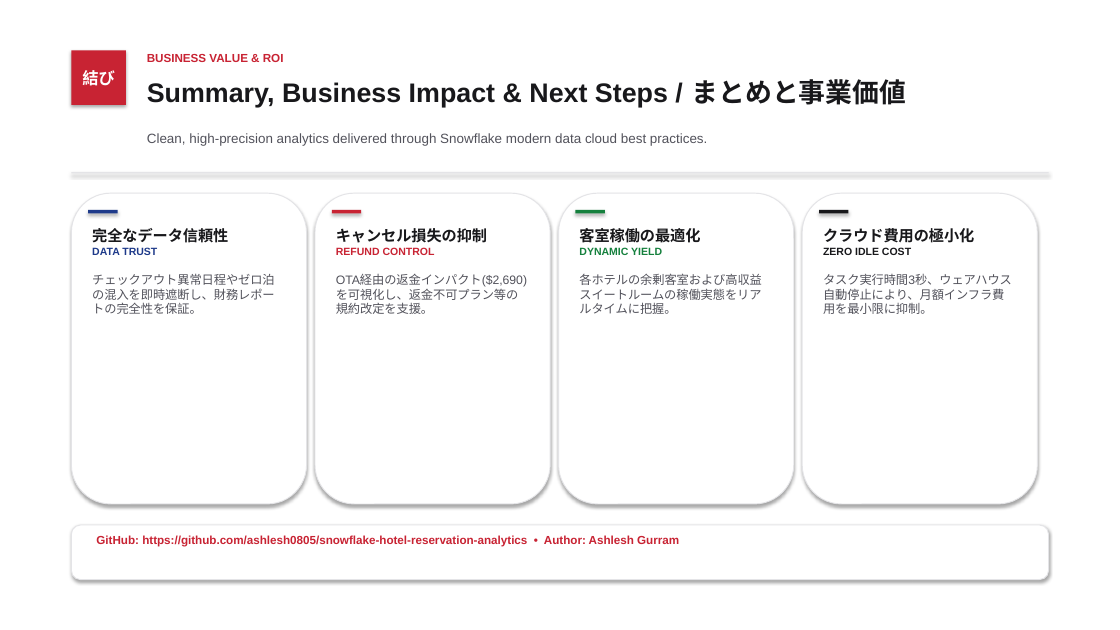
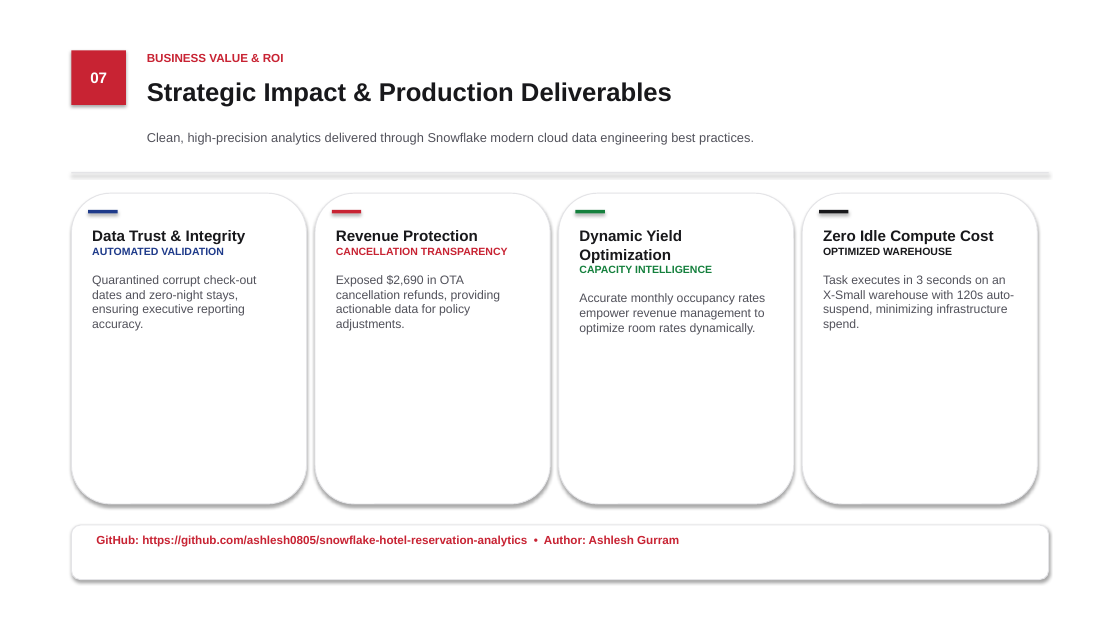
Before and after one commit to ashlesh0805/snowflake-hotel-reservation-analytics, a slide deck: slide 7 of Hotel_Reservation_Analytics_Japanese_Style.pptx. Drawn at 1120x630 pixels with LibreOffice and Linux fonts; fonts in the diff are those of the drawing. Boxes give left, top, right and bottom in pixels: in the first picture for what was removed or moved away, otherwise in the second. Text is boxed around its words. In the diff, an @@ line names an element or a change of style, - is before the commit and + after.

```diff
--- a/Hotel_Reservation_Analytics_Japanese_Style.pptx
+++ b/Hotel_Reservation_Analytics_Japanese_Style.pptx
@@ text in rectangle at (90, 72, 107, 83): text changed; size 14 to 13 pt @@
-結び
+07
@@ text at (147, 82, 672, 107): text changed; size 23 to 22 pt @@
-Summary, Business Impact & Next Steps / まとめと事業価値
+Strategic Impact & Production Deliverables
@@ text at (147, 132, 754, 145): text changed; size 11.5 to 11 pt @@
-Clean, high-precision analytics delivered through Snowflake modern data cloud best practices.
+Clean, high-precision analytics delivered through Snowflake modern cloud data engineering best practices.
@@ text at (92, 230, 257, 331): text changed @@
-完全なデータ信頼性
-DATA TRUST
-チェックアウト異常日程やゼロ泊の混入を即時遮断し、財務レポートの完全性を保証。
+Data Trust & Integrity
+AUTOMATED VALIDATION
+Quarantined corrupt check-out dates and zero-night stays, ensuring executive reporting accuracy.
@@ text at (336, 230, 508, 331): text changed @@
-キャンセル損失の抑制
-REFUND CONTROL
-OTA経由の返金インパクト($2,690)を可視化し、返金不可プラン等の規約改定を支援。
+Revenue Protection
+CANCELLATION TRANSPARENCY
+Exposed $2,690 in OTA cancellation refunds, providing actionable data for policy adjustments.
@@ text at (579, 230, 765, 335): text changed @@
-客室稼働の最適化
-DYNAMIC YIELD
-各ホテルの余剰客室および高収益スイートルームの稼働実態をリアルタイムに把握。
+Dynamic Yield Optimization
+CAPACITY INTELLIGENCE
+Accurate monthly occupancy rates empower revenue management to optimize room rates dynamically.
@@ text at (823, 230, 1015, 331): text changed @@
-クラウド費用の極小化
-ZERO IDLE COST
-タスク実行時間3秒、ウェアハウス自動停止により、月額インフラ費用を最小限に抑制。
+Zero Idle Compute Cost
+OPTIMIZED WAREHOUSE
+Task executes in 3 seconds on an X-Small warehouse with 120s auto-suspend, minimizing infrastructure spend.
```
Also in this commit, not shown: 6 other slides changed, 2 other files.
